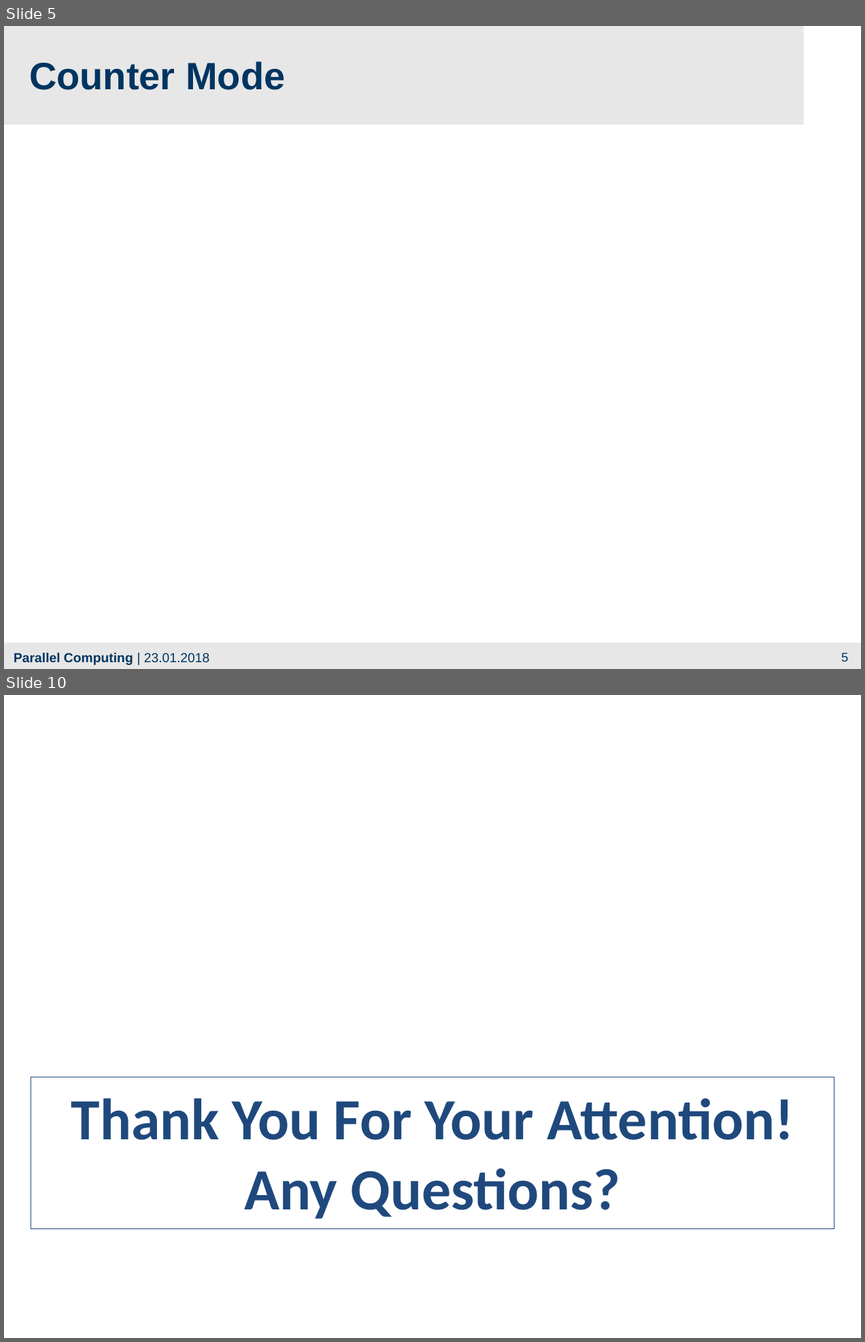
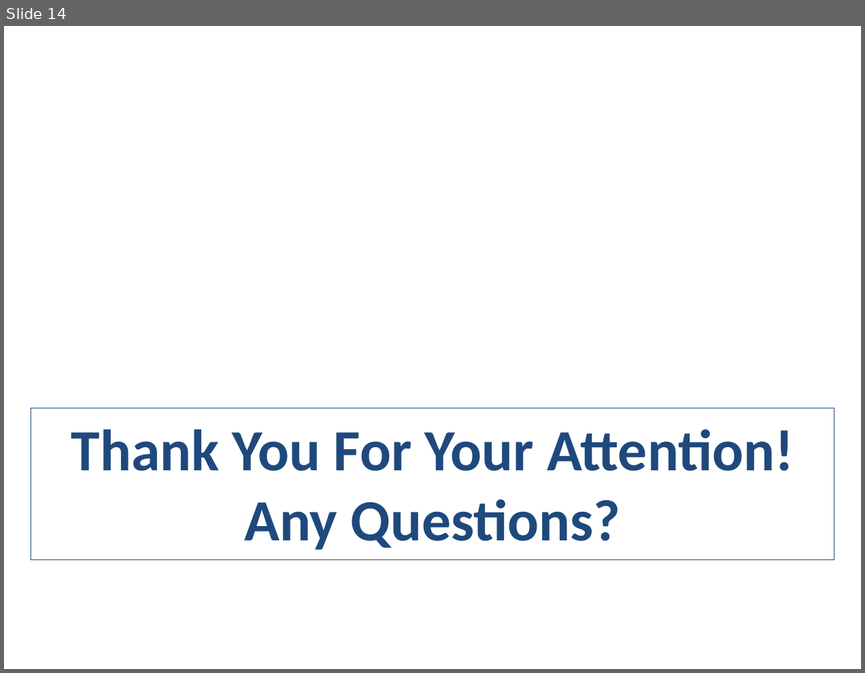
Before and after one commit to franneck94/CUDA-AES, a slide deck: Presentation.pptx. Shown one above the other, each under a label of ours: slides 5 and 10 before the commit, slide 14 after it; the slides between them are not shown. The pictures are 865x1342 and 865x673 pixels, drawn with LibreOffice and Linux fonts; fonts in the diff are those of the drawing; background and template pictures are left out. Boxes give left, top, right and bottom in pixels: in the first picture for what was removed or moved away, otherwise in the second. Text is boxed around its words. In the diff, an @@ line names an element or a change of style, - is before the commit and + after.

```diff
--- a/Presentation.pptx
+++ b/Presentation.pptx
@@ slide 5 removed at [4,26,861,669], background #E7E7E7 @@
@@ rectangle removed at [804,26,861,125] @@
@@ text removed at [29,61,285,90] @@
-Counter Mode
@@ rectangle removed at [4,125,861,642] @@
@@ text removed at [14,652,209,665] @@
-Parallel Computing | 23.01.2018
@@ page number removed at [841,652,848,661] @@
-5
@@ what was slide 10 is now slide 14 @@
```
Also in this commit, not shown: 6 slides changed, 7 slides added, 2 other slides removed, 13 other files.
